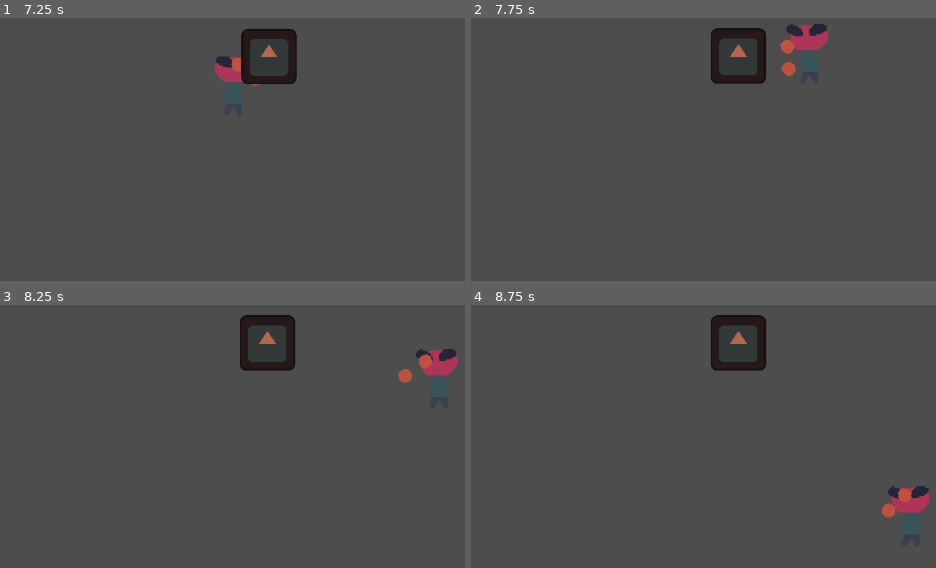
Above: before the commit, frames 1-4 (two rows, left to right).
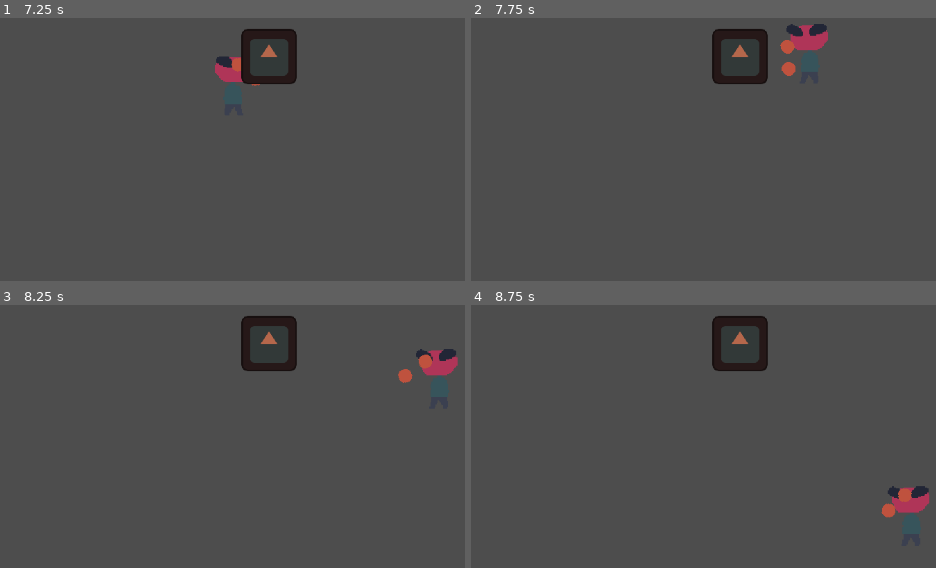
Above: after the commit, the same moments.

Repository: artemvandalovski/Salty-John
Game: Godot game, scene res://levels/Office.tscn
Two runs of this game, one before a commit and one after it. Both use one fixed random seed, a clock stepped at 60 frames per second and the inputs below. The engine's default icon, where the game draws it, is replaced by a stand-in: a white triangle on a blue panel in a dark square.
Inputs (mouse positions are in pixels of both pictures, inside the frame that each line leads up to):
- Up to frame 1 (7.25 s): tap Enter at 0.5 s; move the mouse to (279, 33) at 0.52 s; hold D (right) 0.53-1.28 s; click (279, 33) at 0.6 s; move the mouse to (outside the picture) at 1.27 s; hold S (down) 1.28-2.03 s; right-click (outside the picture) at 1.35 s; move the mouse to (outside the picture) at 2.02 s; hold D (right) 2.03-2.78 s; click (outside the picture) at 2.1 s; move the mouse to (60, 146) at 2.77 s; hold W (up) 2.78-3.53 s; right-click (60, 146) at 2.85 s; move the mouse to (344, 123) at 3.52 s; hold A (left) 3.53-5.03 s; click (344, 123) at 3.6 s; move the mouse to (outside the picture) at 4.27 s; right-click (outside the picture) at 4.35 s; move the mouse to (144, 57) at 5.02 s; hold S (down) 5.03-5.78 s; click (144, 57) at 5.1 s; move the mouse to (outside the picture) at 5.77 s; hold D (right) 5.78-6.53 s; right-click (outside the picture) at 5.85 s; move the mouse to (279, 33) at 6.52 s; hold W (up) from 6.53 s (still down); click (279, 33) at 6.6 s
- Up to frame 2 (7.75 s): move the mouse to (outside the picture) at 7.27 s; release W (up) at 7.28 s; hold D (right) from 7.28 s (still down); right-click (outside the picture) at 7.35 s
- Up to frame 3 (8.25 s): move the mouse to (outside the picture) at 8.02 s; release D (right) at 8.03 s; hold S (down) from 8.03 s (still down); click (outside the picture) at 8.1 s
- Up to frame 4 (8.75 s): keep holding S (down)

Frame 1 is identical in both runs. In frame 2, 0.4% of the frame differs, in the area x 51-64%, y 3-26%; in frame 3, 0.4%; in frame 4, 0.4%.
Error after the commit: Parse Error: Class "Weapon" hides a global script class. (res://common/weapons/weapon.gd:1)

Commit message:
renamed to correct conventions

Diff:
--- a/common/weapons/Weapon.tscn
+++ b/common/weapons/Weapon.tscn
@@ -1,6 +1,6 @@
 [gd_scene load_steps=2 format=3 uid="uid://7fmia0sa61r4"]
 
-[ext_resource type="Script" path="res://common/weapons/Weapon.gd" id="1_y8q0l"]
+[ext_resource type="Script" path="res://common/weapons/weapon.gd" id="1_y8q0l"]
 
 [node name="Weapon" type="Node2D" groups=["Weapons"]]
 script = ExtResource("1_y8q0l")
--- a/enemies/Dummy.tscn
+++ b/enemies/Dummy.tscn
@@ -1,8 +1,8 @@
 [gd_scene load_steps=6 format=3 uid="uid://bv44wpix1v7ge"]
 
-[ext_resource type="PackedScene" uid="uid://beoii3j7408qg" path="res://enemies/Enemy.tscn" id="1_4le0s"]
+[ext_resource type="PackedScene" uid="uid://beoii3j7408qg" path="res://enemies/enemy.tscn" id="1_4le0s"]
 [ext_resource type="Texture2D" uid="uid://dkhxrbhpbhgoi" path="res://icon.svg" id="2_rs333"]
-[ext_resource type="Script" path="res://common/damage/Hurtbox.gd" id="3_7nug7"]
+[ext_resource type="Script" path="res://common/damage/hurtbox.gd" id="3_7nug7"]
 
 [sub_resource type="RectangleShape2D" id="RectangleShape2D_mij5c"]
 size = Vector2(64, 64)
--- a/enemies/Enemy.tscn
+++ b/enemies/Enemy.tscn
@@ -1,6 +1,6 @@
 [gd_scene load_steps=2 format=3 uid="uid://beoii3j7408qg"]
 
-[ext_resource type="Script" path="res://enemies/Enemy.gd" id="1_qbslc"]
+[ext_resource type="Script" path="res://enemies/enemy.gd" id="1_qbslc"]
 
 [node name="Enemy" type="CharacterBody2D" groups=["Enemies"]]
 collision_layer = 4
--- a/environment/draggable/Draggable.tscn
+++ b/environment/draggable/Draggable.tscn
@@ -1,6 +1,6 @@
 [gd_scene load_steps=2 format=3 uid="uid://cpeu61u3dchfe"]
 
-[ext_resource type="Script" path="res://environment/draggable/Draggable.gd" id="1_m6ews"]
+[ext_resource type="Script" path="res://environment/draggable/draggable.gd" id="1_m6ews"]
 
 [node name="Draggable" type="RigidBody2D" groups=["Furniture"]]
 script = ExtResource("1_m6ews")
--- a/levels/Office.tscn
+++ b/levels/Office.tscn
@@ -1,7 +1,7 @@
 [gd_scene load_steps=3 format=3 uid="uid://c6icymb4ir46n"]
 
-[ext_resource type="PackedScene" uid="uid://dqut3jqv5pwgt" path="res://player/John.tscn" id="1_dk4bx"]
-[ext_resource type="PackedScene" uid="uid://bv44wpix1v7ge" path="res://enemies/Dummy.tscn" id="2_yd8qp"]
+[ext_resource type="PackedScene" uid="uid://dqut3jqv5pwgt" path="res://player/john.tscn" id="1_7dqi1"]
+[ext_resource type="PackedScene" uid="uid://bv44wpix1v7ge" path="res://enemies/dummy.tscn" id="2_vxqqo"]
 
 [node name="Level" type="Node2D"]
 
@@ -12,8 +12,8 @@
 
 [node name="CanvasLayer" type="CanvasLayer" parent="."]
 
-[node name="John" parent="." instance=ExtResource("1_dk4bx")]
+[node name="John" parent="." instance=ExtResource("1_7dqi1")]
 position = Vector2(-112, -8)
 
-[node name="Dummy" parent="." instance=ExtResource("2_yd8qp")]
+[node name="Dummy" parent="." instance=ExtResource("2_vxqqo")]
 position = Vector2(240, 0)
--- a/player/John.tscn
+++ b/player/John.tscn
@@ -1,8 +1,8 @@
 [gd_scene load_steps=5 format=3 uid="uid://dqut3jqv5pwgt"]
 
-[ext_resource type="Script" path="res://player/John.gd" id="1_3ss1g"]
+[ext_resource type="Script" path="res://player/john.gd" id="1_3ss1g"]
 [ext_resource type="Texture2D" uid="uid://qm2m6xj8mj78" path="res://player/sprites/john.png" id="2_0gq6d"]
-[ext_resource type="Script" path="res://player/WeaponContainer.gd" id="3_mpuh5"]
+[ext_resource type="Script" path="res://player/weapon_container.gd" id="3_mpuh5"]
 
 [sub_resource type="RectangleShape2D" id="RectangleShape2D_a5hol"]
 size = Vector2(48, 24)
--- a/player/fists/Fists.tscn
+++ b/player/fists/Fists.tscn
@@ -1,27 +1,28 @@
-[gd_scene load_steps=8 format=3 uid="uid://b1eycdjhng3h"]
+[gd_scene load_steps=9 format=3 uid="uid://b1eycdjhng3h"]
 
-[ext_resource type="Script" path="res://player/fists/Fists.gd" id="1_iai7p"]
-[ext_resource type="PackedScene" uid="uid://7fmia0sa61r4" path="res://common/weapons/Weapon.tscn" id="1_kcfb7"]
-[ext_resource type="Texture2D" uid="uid://caw1v7w1swthd" path="res://player/fists/fist.png" id="2_v5aav"]
-[ext_resource type="Script" path="res://common/damage/Hitbox.gd" id="3_h3f6g"]
-[ext_resource type="Script" path="res://common/components/KnockbackComponent.gd" id="5_u5pvn"]
+[ext_resource type="PackedScene" uid="uid://7fmia0sa61r4" path="res://common/weapons/weapon.tscn" id="1_p2ko6"]
+[ext_resource type="Script" path="res://player/fists/fists.gd" id="2_8eh7v"]
+[ext_resource type="Script" path="res://common/damage/hitbox.gd" id="3_205xh"]
+[ext_resource type="Texture2D" uid="uid://caw1v7w1swthd" path="res://player/fists/fist.png" id="4_fakcf"]
+[ext_resource type="Script" path="res://common/components/knockback.gd" id="5_vmext"]
+[ext_resource type="Script" path="res://player/fists/dragging_component.gd" id="6_ttqxo"]
 
 [sub_resource type="CircleShape2D" id="CircleShape2D_krdlf"]
 
 [sub_resource type="CircleShape2D" id="CircleShape2D_nkbl8"]
 
-[node name="Fists" instance=ExtResource("1_kcfb7")]
-script = ExtResource("1_iai7p")
+[node name="Fists" instance=ExtResource("1_p2ko6")]
+script = ExtResource("2_8eh7v")
 
 [node name="PickupArea" parent="." index="0"]
 collision_layer = 0
 
 [node name="LeftFist" type="Area2D" parent="." index="1"]
 position = Vector2(0, -16)
-script = ExtResource("3_h3f6g")
+script = ExtResource("3_205xh")
 
 [node name="Sprite" type="Sprite2D" parent="LeftFist" index="0"]
-texture = ExtResource("2_v5aav")
+texture = ExtResource("4_fakcf")
 
 [node name="CollisionShape2D" type="CollisionShape2D" parent="LeftFist" index="1"]
 shape = SubResource("CircleShape2D_krdlf")
@@ -29,14 +30,17 @@
 
 [node name="RightFist" type="Area2D" parent="." index="2"]
 position = Vector2(0, 16)
-script = ExtResource("3_h3f6g")
+script = ExtResource("3_205xh")
 
 [node name="Sprite" type="Sprite2D" parent="RightFist" index="0"]
-texture = ExtResource("2_v5aav")
+texture = ExtResource("4_fakcf")
 
 [node name="CollisionShape2D" type="CollisionShape2D" parent="RightFist" index="1"]
 shape = SubResource("CircleShape2D_nkbl8")
 disabled = true
 
 [node name="Knockback" type="Node2D" parent="." index="3"]
-script = ExtResource("5_u5pvn")
+script = ExtResource("5_vmext")
+
+[node name="Dragging" type="RayCast2D" parent="." index="4"]
+script = ExtResource("6_ttqxo")
--- /dev/null
+++ b/player/fists/dragging_component.gd
@@ -0,0 +1,12 @@
+class_name Dragging
+extends RayCast2D
+
+
+# Called when the node enters the scene tree for the first time.
+func _ready():
+	pass # Replace with function body.
+
+
+# Called every frame. 'delta' is the elapsed time since the previous frame.
+func _process(delta):
+	pass
--- /dev/null
+++ b/player/fists/fist.tscn
@@ -0,0 +1,3 @@
+[gd_scene format=3 uid="uid://cyods86bccwvv"]
+
+[node name="Fist" type="Node2D"]
--- a/project.godot
+++ b/project.godot
@@ -11,13 +11,13 @@
 [application]
 
 config/name="Salty John"
-run/main_scene="res://levels/Office.tscn"
+run/main_scene="res://levels/office.tscn"
 config/features=PackedStringArray("4.2", "Mobile")
 config/icon="res://icon.svg"
 
 [autoload]
 
-Global="*res://autoloads/Global.gd"
+Global="*res://autoloads/global.gd"
 
 [input]
 
Renamed: common/components/BreakableComponent.gd -> common/components/breakable.gd
Renamed: common/components/KnockbackComponent.gd -> common/components/knockback.gd
Renamed: player/WeaponContainer.gd -> player/weapon_container.gd
